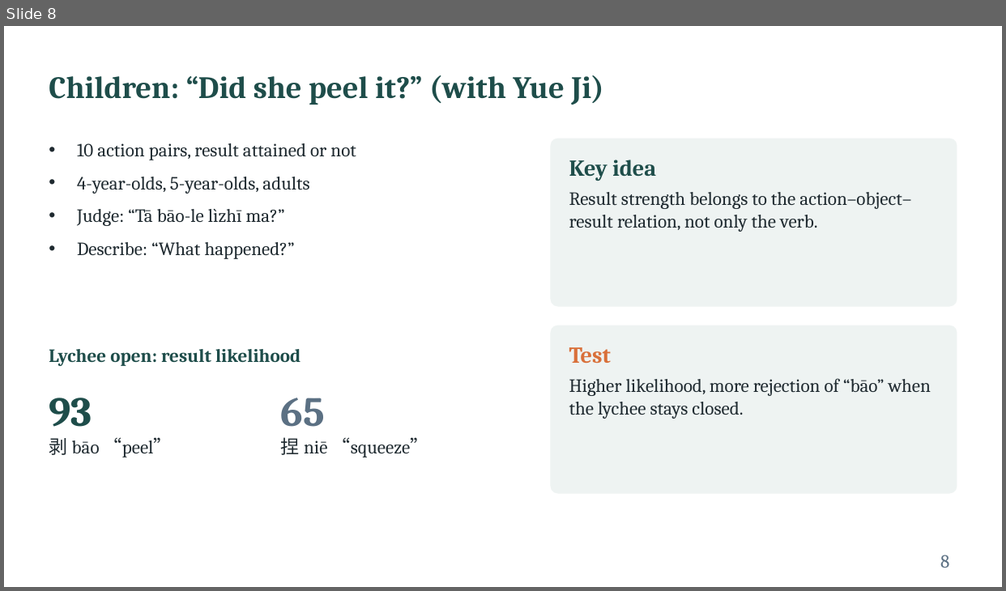
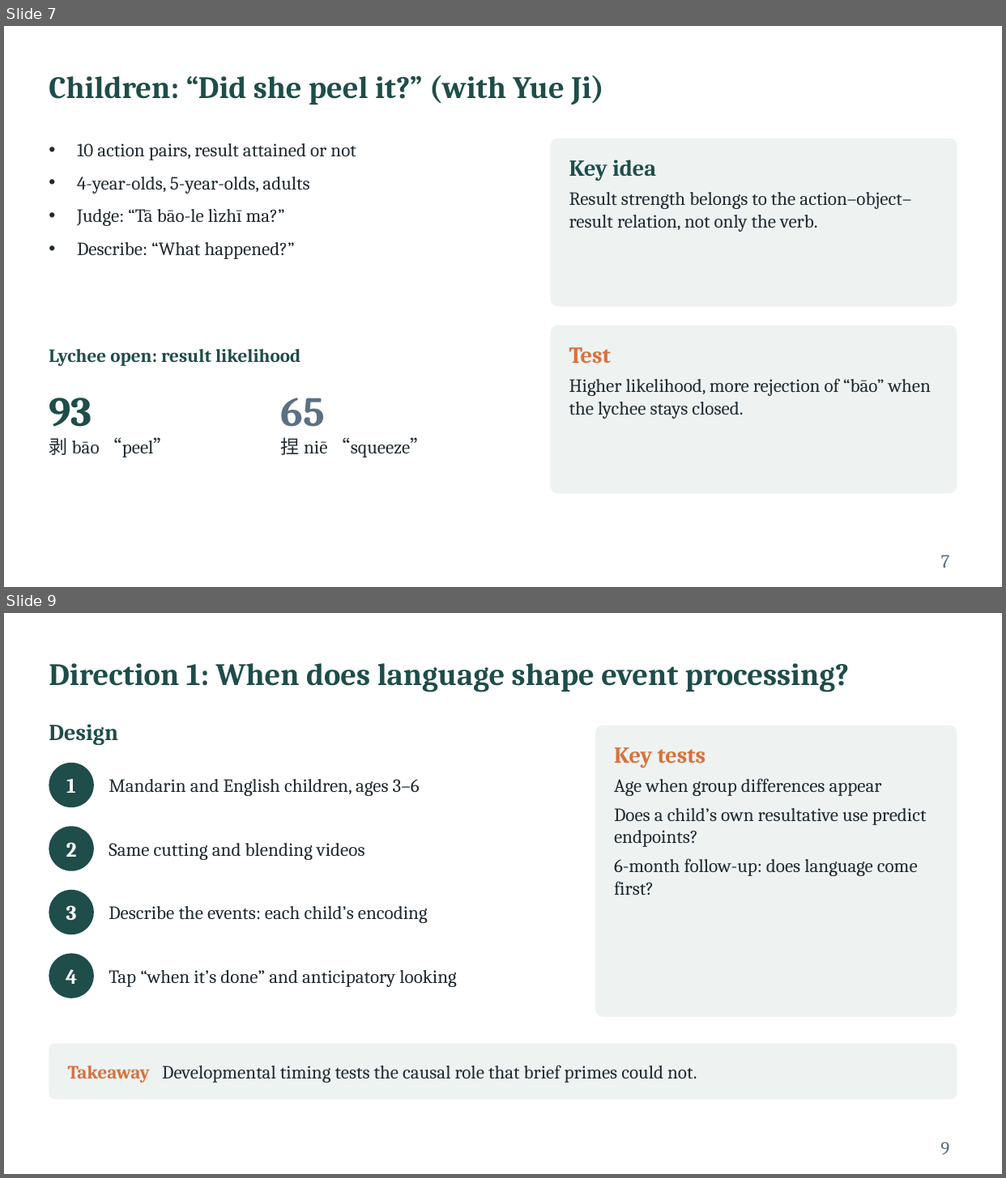
Before and after one commit to xtaoliu/claude, a slide deck: Liu_postdoc_interview_talk.pptx. Shown one above the other, each under a label of ours: slide 8 before the commit, slides 7 and 9 after it; the slides between them are not shown. The pictures are 1006x591 and 1006x1178 pixels, drawn with LibreOffice and Linux fonts; fonts in the diff are those of the drawing. Boxes give left, top, right and bottom in pixels: in the first picture for what was removed or moved away, otherwise in the second. Text is boxed around its words. In the diff, an @@ line names an element or a change of style, - is before the commit and + after.

```diff
--- a/Liu_postdoc_interview_talk.pptx
+++ b/Liu_postdoc_interview_talk.pptx
@@ slide 9 added at bbox=[4, 613, 1002, 1174], background #FFFFFF @@
@@ title added at bbox=[49, 663, 849, 692], 30 pt, text #1E4D4A, bold @@
+Direction 1: When does language shape event processing?
@@ text added at bbox=[49, 724, 118, 745], 22 pt, text #1E4D4A, bold @@
+Design
@@ rounded rectangle added at bbox=[595, 726, 957, 1017], fill #EEF3F2 @@
@@ text added at bbox=[614, 747, 927, 896], 18 pt, text #1F2A30 @@
+Key tests
+Age when group differences appear
+Does a child’s own resultative use predict endpoints?
+6-month follow-up: does language come first?
@@ ellipse added at bbox=[49, 763, 94, 807], fill #1E4D4A @@
@@ text added at bbox=[66, 779, 76, 793], 20 pt, text #FFFFFF, bold @@
+1
@@ text added at bbox=[108, 779, 420, 796], 18 pt, text #1F2A30 @@
+Mandarin and English children, ages 3–6
@@ ellipse added at bbox=[49, 826, 94, 871], fill #1E4D4A @@
@@ text added at bbox=[66, 842, 77, 857], 20 pt, text #FFFFFF, bold @@
+2
@@ text added at bbox=[108, 843, 365, 860], 18 pt, text #1F2A30 @@
+Same cutting and blending videos
@@ ellipse added at bbox=[49, 890, 94, 935], fill #1E4D4A @@
@@ text added at bbox=[66, 905, 77, 920], 20 pt, text #FFFFFF, bold @@
+3
@@ text added at bbox=[108, 906, 428, 923], 18 pt, text #1F2A30 @@
+Describe the events: each child’s encoding
@@ ellipse added at bbox=[49, 954, 94, 999], fill #1E4D4A @@
@@ text added at bbox=[66, 969, 77, 984], 20 pt, text #FFFFFF, bold @@
+4
@@ text added at bbox=[108, 970, 456, 987], 18 pt, text #1F2A30 @@
+Tap “when it’s done” and anticipatory looking
@@ rounded rectangle added at bbox=[49, 1043, 957, 1100], fill #EEF3F2 @@
@@ text added at bbox=[68, 1065, 697, 1083], 18 pt, text #1F2A30 @@
+Takeaway Developmental timing tests the causal role that brief primes could not.
@@ page number added at bbox=[940, 1142, 949, 1155], 18 pt, text #5B7083 @@
+9
@@ what was slide 8 is now slide 7 @@
@@ page number at bbox=[941, 555, 950, 568]: text changed @@
-8
+7
```
Also in this commit, not shown: 3 slides changed, 3 other slides added, 4 slides removed, 1 other file.
